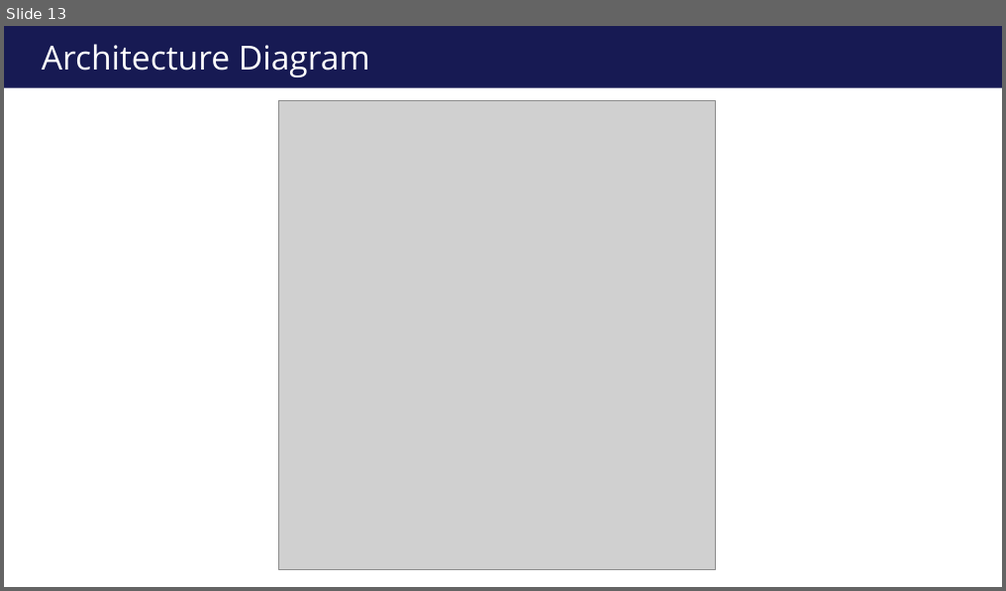
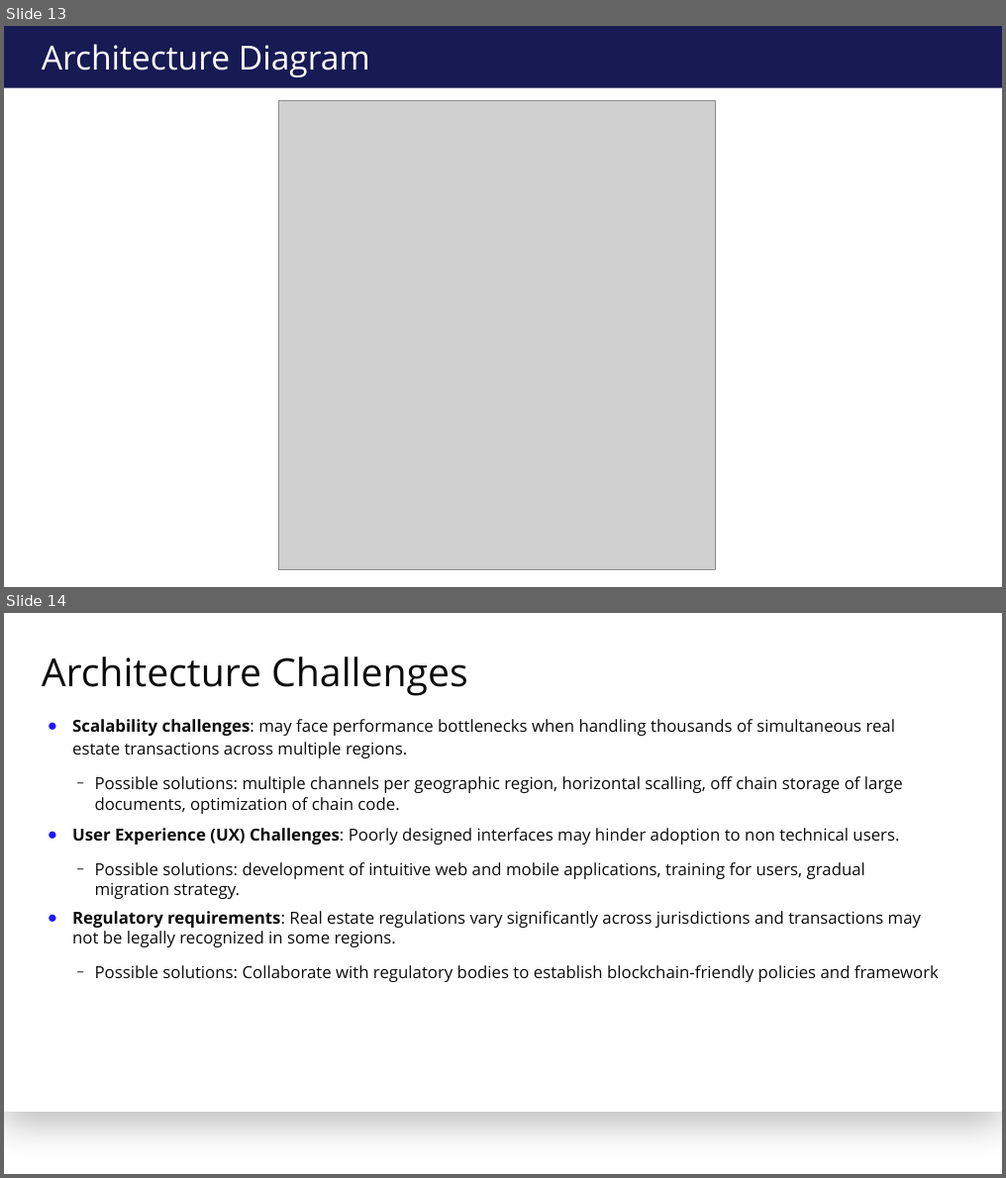
Before and after one commit to Photon-einstein/Blockchain_nanodegree, a slide deck: 1-Project_Blockchain_solution/Blockchain_Fundamentals_TiagoSousa.odp. Shown one above the other, each under a label of ours: slide 13 before the commit, slides 13 and 14 after it. The pictures are 1006x591 and 1006x1178 pixels, drawn with LibreOffice and Linux fonts; fonts in the diff are those of the drawing; grey boxes stand for pictures; background and template pictures are left out. Boxes give left, top, right and bottom in pixels: in the first picture for what was removed or moved away, otherwise in the second. Text is boxed around its words. In the diff, an @@ line names an element or a change of style, - is before the commit and + after.

```diff
--- a/1-Project_Blockchain_solution/Blockchain_Fundamentals_TiagoSousa.odp
+++ b/1-Project_Blockchain_solution/Blockchain_Fundamentals_TiagoSousa.odp
@@ slide 14 added at [4,613,1002,1174], background #FFFFFF @@
@@ rectangle added at [4,613,1002,1112], fill #FFFFFF @@
@@ title added at [42,657,468,696], 56 pt, text #0B0B0B @@
+Architecture Challenges
@@ text added at [72,719,939,982], 24 pt, text #0B0B0B @@
+● Scalability challenges: may face performance bottlenecks when handling thousands of simultaneous real estate transactions across multiple regions.
+  − Possible solutions: multiple channels per geographic region, horizontal scalling, off chain storage of large documents, optimization of chain code.
+● User Experience (UX) Challenges: Poorly designed interfaces may hinder adoption to non technical users.
+  − Possible solutions: development of intuitive web and mobile applications, training for users, gradual migration strategy.
+● Regulatory requirements: Real estate regulations vary significantly across jurisdictions and transactions may not be legally recognized in some regions.
+  − Possible solutions: Collaborate with regulatory bodies to establish blockchain-friendly policies and framework
```
Also in this commit, not shown: 1 slide changed, 1 other slide added, 1 slide removed, 2 other files.
